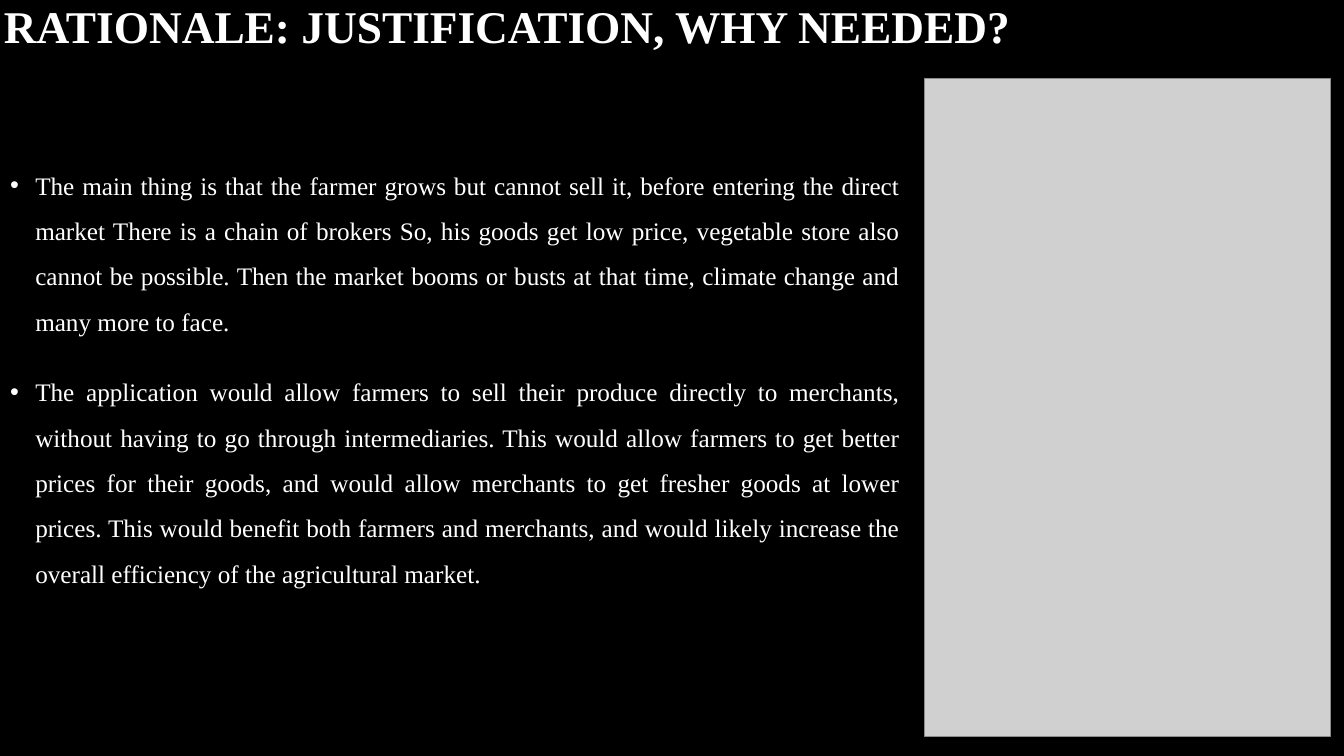
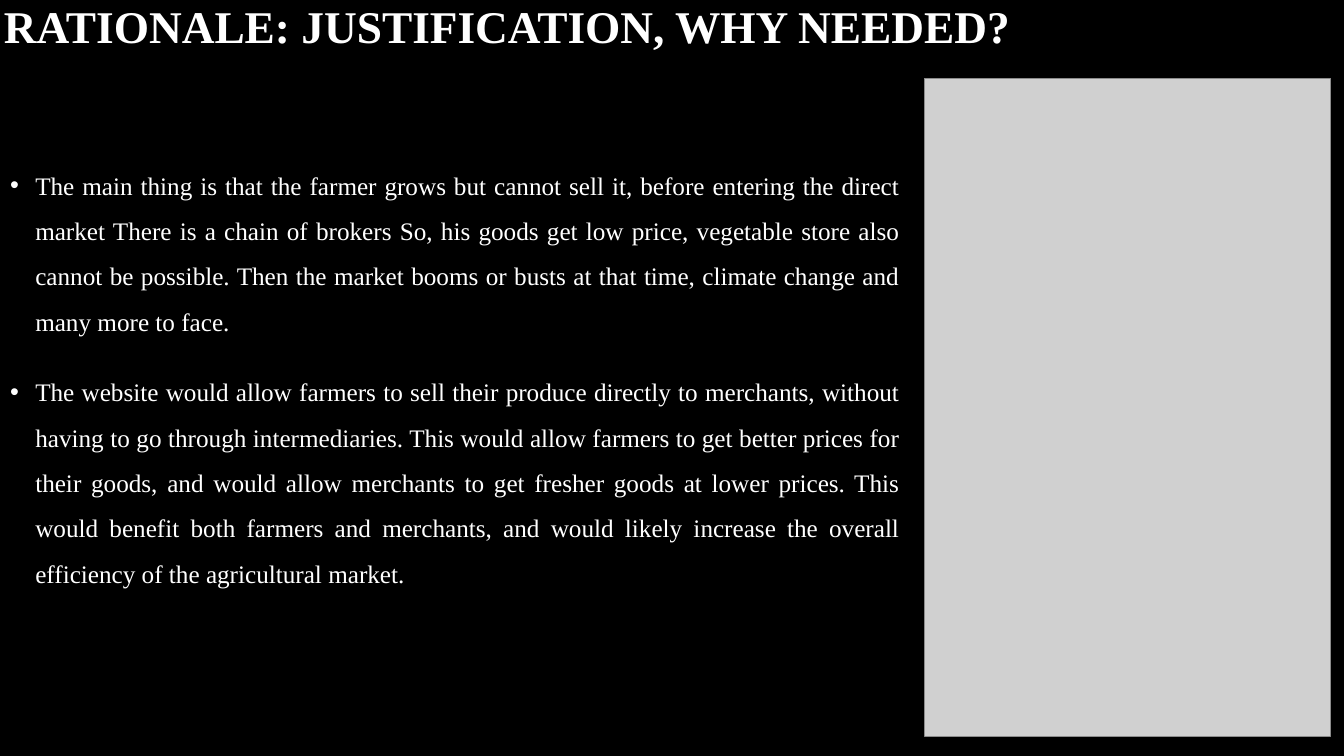
Before and after one commit to SAURABH8974/AGriPoject, a slide deck: slide 5 of ANDROID APP TO CONNECT FARMER TO CUSTOMERS.pptx. Drawn at 1344x756 pixels with LibreOffice and Linux fonts; fonts in the diff are those of the drawing; grey boxes stand for pictures; background and template pictures are left out. Boxes give left, top, right and bottom in pixels: in the first picture for what was removed or moved away, otherwise in the second. Text is boxed around its words. In the diff, an @@ line names an element or a change of style, - is before the commit and + after.

```diff
--- a/ANDROID APP TO CONNECT FARMER TO CUSTOMERS.pptx
+++ b/ANDROID APP TO CONNECT FARMER TO CUSTOMERS.pptx
@@ text at (x1=35, y1=383, x2=899, y2=589): text changed @@
-• The application would allow farmers to sell their produce directly to merchants, without having to go through intermediaries. This would allow farmers to get better prices for their goods, and would allow merchants to get fresher goods at lower prices. This would benefit both farmers and merchants, and would likely increase the overall efficiency of the agricultural market.
+• The website would allow farmers to sell their produce directly to merchants, without having to go through intermediaries. This would allow farmers to get better prices for their goods, and would allow merchants to get fresher goods at lower prices. This would benefit both farmers and merchants, and would likely increase the overall efficiency of the agricultural market.
```
Also in this commit, not shown: 6 other slides changed.
